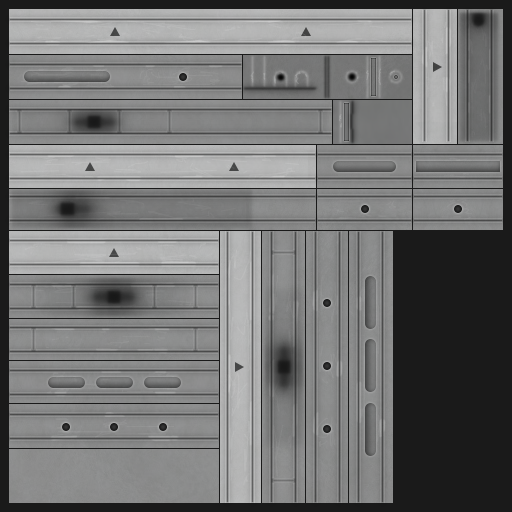
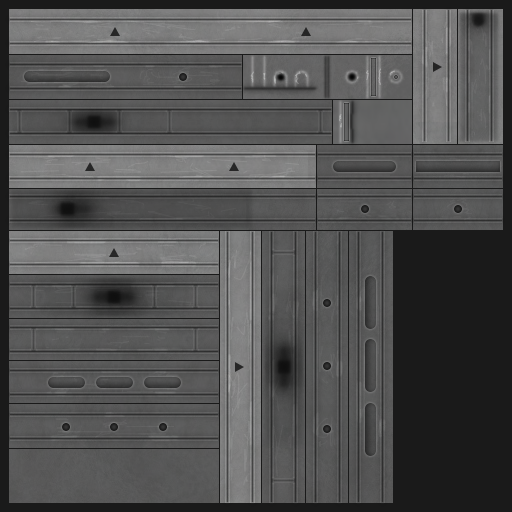
Comparing the layer stacks of the two 512 x 512 images. Changes:
painted on "body bolts 1" (in "decoupler_s2_1") over box(62, 73, 462, 431)
"body" (1st of 12, in "decoupler_s2_1"): blend pass through → overlay over box(223, 230, 386, 504)
painted on "body high" (1st of 5, in "decoupler_s2_1" › "body"), unmasked it over box(225, 230, 385, 504)
"body grime 2" (1st of 5, in "decoupler_s2_1"): blend normal → overlay, painted on it, unmasked it over box(226, 249, 382, 486)
"body" (3rd of 12, in "decoupler_s1p5"): blend pass through → overlay over box(10, 238, 218, 442)
painted on "body high" (2nd of 5, in "decoupler_s1p5" › "body"), unmasked it over box(10, 238, 218, 441)
"body grime 2" (2nd of 5, in "decoupler_s1p5"): blend normal → overlay, painted on it, unmasked it over box(24, 243, 207, 438)
removed layer "wear" (2nd of 5, in "decoupler_s1p5") (was 20%) from group "decoupler_s1p5" over box(9, 231, 219, 503)
"body" (6th of 12, in "decoupler_s1" › "body"): blend pass through → overlay over box(8, 14, 411, 136)
painted on "body high" (3rd of 5, in "decoupler_s1" › "body" › "body"), unmasked it over box(8, 17, 411, 136)
removed layer "wear" (3rd of 5, in "decoupler_s1") (was 20%) from group "decoupler_s1" over box(9, 9, 412, 144)
removed layer "wear" (4th of 5, in "decoupler_s0p5") (was 20%) from group "decoupler_s0p5" over box(9, 145, 412, 230)
removed layer "wear" (5th of 5, in "decoupler_s0") (was 20%) from group "decoupler_s0" over box(333, 9, 503, 230)
"wear": opacity 20% → 7%, blend normal → overlay, moved it out of group "decoupler_s2_1", painted on it over box(9, 9, 503, 503)
moved "colour 1" out of group "decoupler_s2_1", painted on it over box(85, 27, 442, 372)
added layer "Layer 3" above "Layer 2" over box(9, 9, 503, 503)
added layer "Layer 2" above "Layer 1" over box(9, 9, 503, 503)
painted on "base" over box(9, 55, 503, 503)
…and 24 more changes (9 blend, 14 mask, 14 painted, 8 removed)
